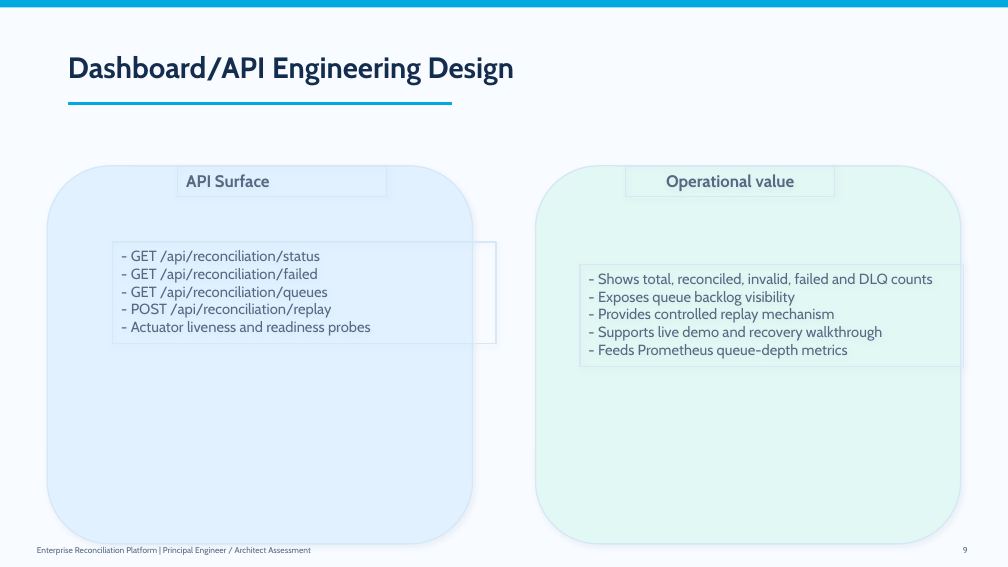
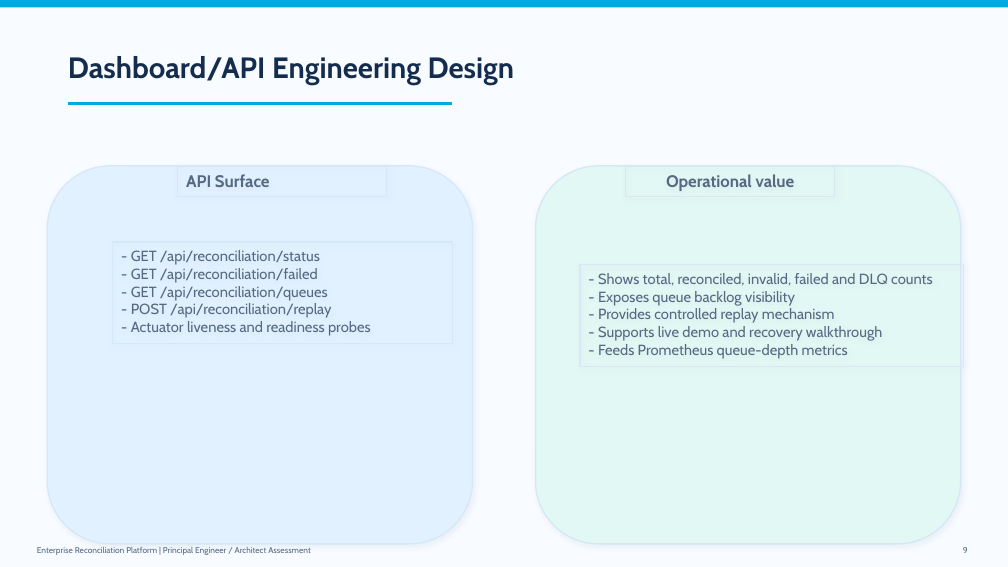
Before and after one commit to ravikumarkotapati/recon-platform, a slide deck: slide 9 of Reconciliation_Platform_Technical_Architecture_Overview.pptx. Drawn at 1008x567 pixels with LibreOffice and Linux fonts; fonts in the diff are those of the drawing. Boxes give left, top, right and bottom in pixels: in the first picture for what was removed or moved away, otherwise in the second. Text is boxed around its words. In the diff, an @@ line names an element or a change of style, - is before the commit and + after.

```diff
--- a/Reconciliation_Platform_Technical_Architecture_Overview.pptx
+++ b/Reconciliation_Platform_Technical_Architecture_Overview.pptx
@@ rectangle "- GET /api/reconciliation/status": place and size @@
-rectangle "- GET /api/reconciliation/status" at <box>113,242,496,344</box>
+rectangle "- GET /api/reconciliation/status" at <box>113,242,452,344</box>
```
Also in this commit, not shown: 1 other slide changed, 2 slides added, 8 other files.
